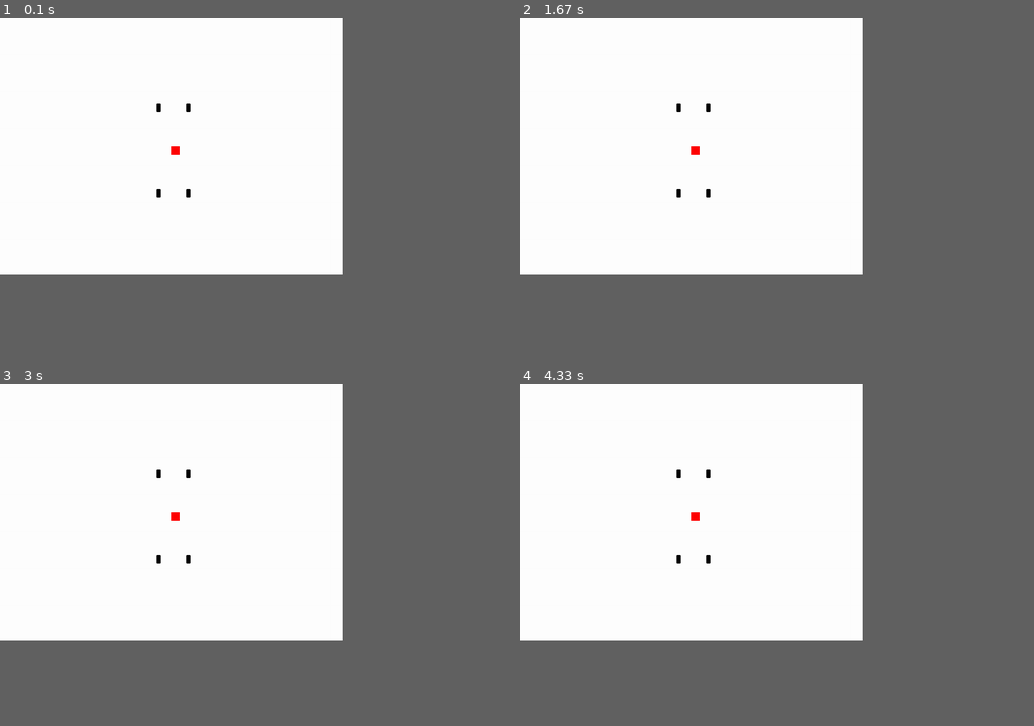
Above: before the commit, frames 1-4 (two rows, left to right).
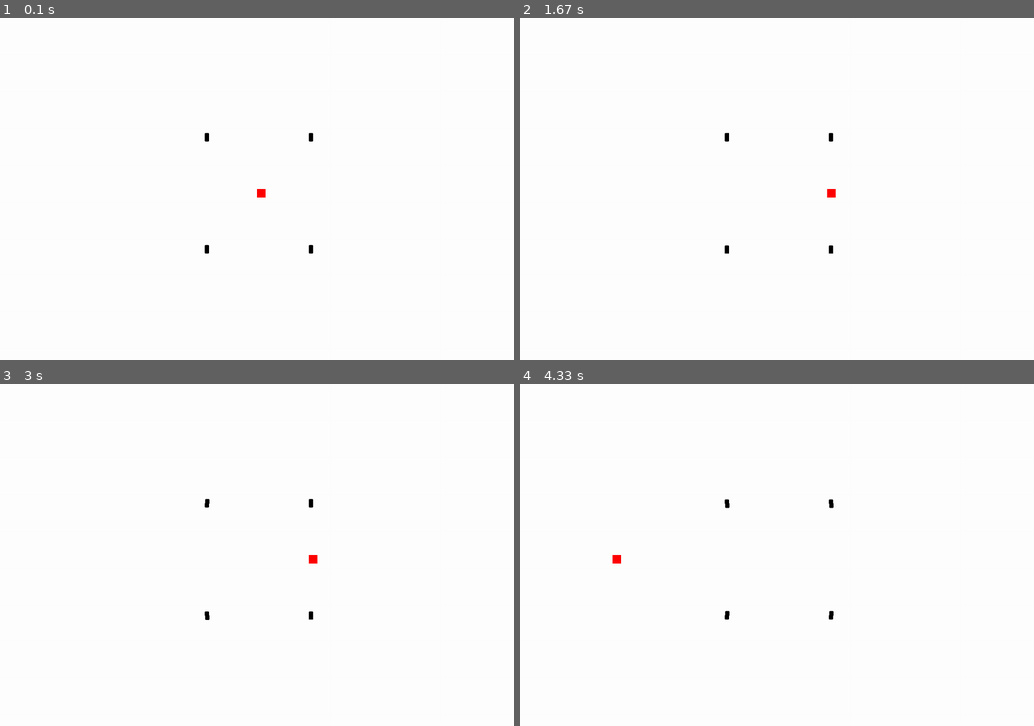
Above: after the commit, the same moments.

Repository: jray-afk/rover-wheel-angle-calculator
Game: pygame game, started from tests/pygame_example_ui.py
The game is run twice, just before and just after one commit, with the same random seed, the same clock (stepped at 60 frames per second) and the same inputs.
Inputs (mouse positions are in pixels of both pictures, inside the frame that each line leads up to):
- Up to frame 1 (0.1 s): no input
- Up to frame 2 (1.67 s): press the mouse at (782, 192) at 0.37 s; move the mouse to (699, 165) at 0.47 s; release the mouse at (617, 137) at 0.6 s; press the mouse at (617, 192) at 0.7 s; move the mouse to (720, 233) at 0.8 s; release the mouse at (823, 274) at 0.93 s; press the mouse at (823, 192) at 1.03 s; move the mouse to (828, 189) at 1.13 s; release the mouse at (833, 189) at 1.27 s
- Up to frame 3 (3 s): press the mouse at (313, 558) at 1.87 s; move the mouse to (277, 619) at 1.97 s; release the mouse at (246, 678) at 2.1 s; press the mouse at (246, 558) at 2.7 s; move the mouse to (277, 507) at 2.8 s; release the mouse at (313, 455) at 2.93 s
- Up to frame 4 (4.33 s): press the mouse at (833, 558) at 3.53 s; move the mouse to (725, 568) at 3.63 s; release the mouse at (617, 575) at 3.77 s
In our replay, the window is 600x450 before the commit and 900x600 after it. These sizes can differ from the game's own. Grey fills any space a smaller window leaves; there, only what the larger window draws over its background counts as a difference.

The runs differ from the first frame. In frame 1, 0.3% of the frame differs, in the area x 30-61%, y 25-69%; in frame 2, 0.3%; in frame 3, 0.3%, in the area x 30-62%, y 25-69%; in frame 4, 0.3%.

Commit message:
screen and rover dimensions update

Diff:
--- a/tests/pygame_example_ui.py
+++ b/tests/pygame_example_ui.py
@@ -12,16 +12,16 @@
 pygame.init()
 
 pygame.display.set_caption('Rover Wheel Calculator Test')
-window_surface = pygame.display.set_mode((800, 600))
+window_surface = pygame.display.set_mode((1200, 800))
 
-SCREEN_DIMENSIONS = (800, 600)
+SCREEN_DIMENSIONS = (1200, 800)
 SCREEN_CENTER = (int(SCREEN_DIMENSIONS[0]/2), int(SCREEN_DIMENSIONS[1]/2))
 background = pygame.Surface(SCREEN_DIMENSIONS)
 background.fill(WHITE)
 
 # see equations.png for 'diagram' references in code comments
-ROVER_Y = 10  # from center y length of rover to front wheels; should be the same distance as center to back
-ROVER_X = 7  # full x width of rover
+ROVER_Y = 131  # from center y length of rover to front wheels; should be the same distance as center to back
+ROVER_X = 243.5  # full x width of rover
 wheel_angle_calculator = RoverWheelAngleCalculator(
 
     # 'a' in diagram. If your wheels pivot from the center, your distance between front wheels is the same as
@@ -41,7 +41,7 @@
     input_scale='linear'
 
 )
-ROVER_SIZE_TO_PIXEL_CONVERSION_SCALAR = 10
+ROVER_SIZE_TO_PIXEL_CONVERSION_SCALAR = 1
 WHEEL_PIXEL_X_TERM = (ROVER_SIZE_TO_PIXEL_CONVERSION_SCALAR * (ROVER_X/2))
 WHEEL_PIXEL_Y_TERM = (ROVER_SIZE_TO_PIXEL_CONVERSION_SCALAR * ROVER_Y)
 
@@ -101,6 +101,7 @@
     s = pygame.transform.rotate(s, angle)
     surface.blit(s, (pos[0], pos[1]))
     return
+
 
 def slider_pixel_x_to_percent(pixel_x_location):
     # handle div by 0
